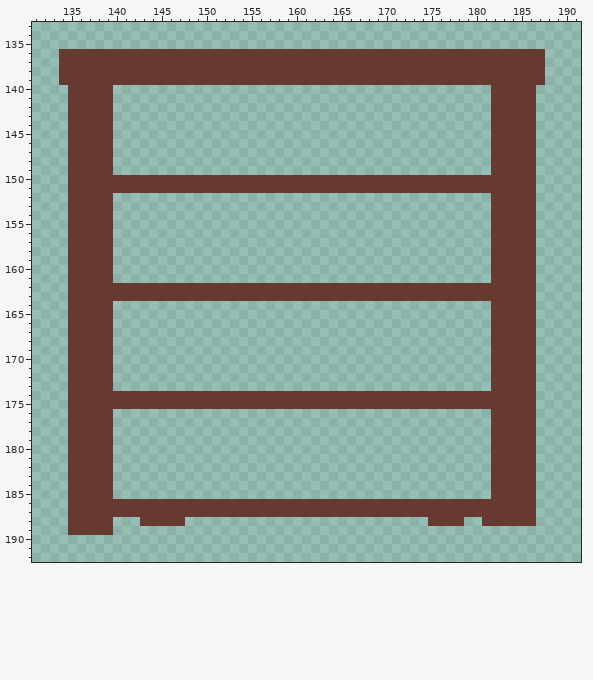
One commit to this pixel-art file: Aseprite/tiles.aseprite. The picture above was drawn from the file before the commit.
640x640 pixels, 1 frame. Colours within 5 levels of each other are drawn and written as one. Shown: x 131..191, y 133..192. The commit also changed other parts of the picture, which this record leaves out.
The result:
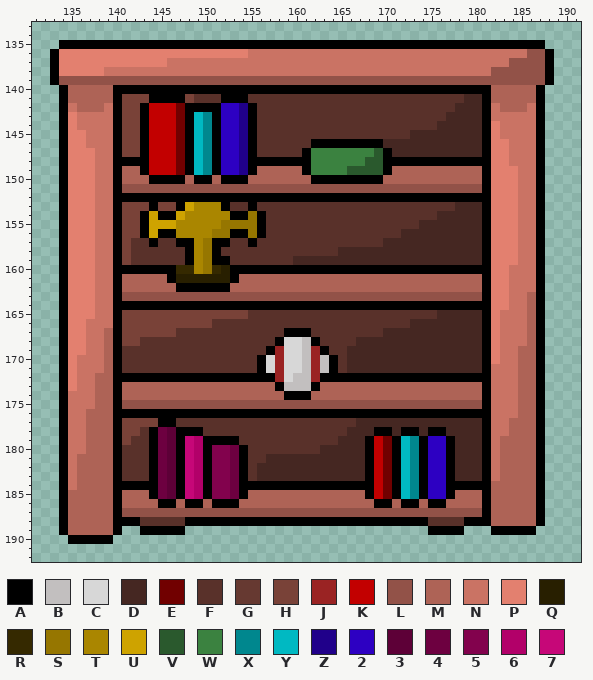
Palette (. is transparent): A #000000  B #c2bfbf  C #d7d7d7  D #452722  E #710000  F #59312a  G #663931  H #794238  J #9a2323  K #c20000  L #925248  M #ae6356  N #ca7364  P #e3806f  Q #281f00  R #352900  S #967600  T #aa8600  U #cea300  V #2a592d  W #3b8240  X #00878e  Y #00b9c2  Z #20008a  2 #2d00c2  3 #5d0037  4 #6d0040  5 #82024d  6 #b20069  7 #c60778
The edit:
Changed rows in their new state; - is an unchanged pixel.
Layer "tiles":
first column x 133:
135 -AAAAAAAAAAAAAAAAAAAAAAAAAAAAAAAAAAAAAAAAAAAAAAAAAAAAAA-
136 APPPPPPPPPPPPPPPPPPPPPNNNNNNNNNNNNNNNNNNNNNNNNNNNNNNNLLA
137 APPPPPPPPPPPPNNNNNNNNNNNNNNNNNNNNNNNNNNNNNNNNNNNNNNLLLLA
138 APPPPPNNNNNNNNNNNNNNNNNNNNNNNNNNNNNNNNNNNNNNNNNNNLLLLLLA
139 ALLLLLLLLLLLLLLLLLLLLLLLLLLLLLLLLLLLLLLLLLLLLLLLLLLLLLLA
140 -AMMMMMAAAAAAAAAAAAAAAAAAAAAAAAAAAAAAAAAAAAAAAAAAMMMMMA-
141 -AMMMMMAHHHAAAAHFFFAAAFFFFFFFFFFFFFFFFFFFFFFFFDDAMMMMMA-
142 -ANMMMNAHHAKKKEAAAA22ZAFFFFFFFFFFFFFFFFFFFFFFDDDANMMMNA-
143 -APNNNNAHHAKKKEAYXA22ZAFFFFFFFFFFFFFFFFFFFFFDDDDANNNNNA-
144 -APNNNNAHHAKKKEAYXA22ZAFFFFFFFFFFFFFFFFFFFFDDDDDAPNNNNA-
145 -APPNNNAHHAKKKEAYXA22ZAFFFFFFFFFFFFFFFFFDDDDDDDDAPNNNNA-
146 -APPNNNAHHAKKKEAYXA22ZAFFFFFFAAAAAAAADDDDDDDDDDDAPPNNNA-
147 -APPPNNAHHAKKKEAYXA22ZAFFFFFAWWWWWWWVADDDDDDDDDDAPPNNNA-
148 -APPPNNAAAAKKKEAYXA22ZAAAAAAAWWWWWWVVAAAAAAAAAAAAPPNNNA-
149 -APPPNNAMMAKKKEAYXA22ZAMMMMMAWWWWVVVVAMMMMMMMMMMAPPPNNA-
150 -APPPNNAMMMAAAAMAAMAAAMMMMMMMAAAAAAAAMMMMMMMMMMMAPPPNNA-
151 -APPPNNALLLLLLLLLLLLLLLLLLLLLLLLLLLLLLLLLLLLLLLLAPPPNNA-
152 -APPPNNAAAAAAAAAAAAAAAAAAAAAAAAAAAAAAAAAAAAAAAAAAPPPNNA-
153 -APPPNNAHHHAHHAUTTTAFFAFFFFFFFFFFFFFFFFFFFFFFDDDAPPPNNA-
154 -APPPNNAHHAUAAUTTTTTAASAFFFFFFFFFFFFFFFFFFFDDDDDAPPPNNA-
155 -APPPNNAHHAUUUTTTTTSSSSAFFFFFFFFFFFFFFFFFDDDDDDDAPPPNNA-
156 -APPPNNAHHAUAATTTTSSAASAFFFFFFFFFFFFFFFDDDDDDDDDAPPPNNA-
157 -APPPNNAHFFAFFAATSAAFFAFFFFFFFFFFFFFFDDDDDDDDDDDAPPPNNA-
158 -APPPNNAHFFFFFFATSAFFFFFFFFFFFFFDDDDDDDDDDDDDDDDAPPPNNA-
159 -APPPNNAHFFFFFFATSAAFFFFFFFDDDDDDDDDDDDDDDDDDDDDAPPPNNA-
160 -APPPNNAAAAAAARRTSRQAAAAAAAAAAAAAAAAAAAAAAAAAAAAAPPNNNA-
161 -APPPNNAMMMMMAQQQQQQAMMMMMMMMMMMMMMMMMMMMMMMMMMMAPPNNNA-
162 -APPPNNAMMMMMMAAAAAAMMMMMMMMMMMMMMMMMMMMMMMMMMMMAPPNNNA-
163 -APPPNNALLLLLLLLLLLLLLLLLLLLLLLLLLLLLLLLLLLLLLLLAPPNNMA-
164 -APPPNNAAAAAAAAAAAAAAAAAAAAAAAAAAAAAAAAAAAAAAAAAAPPNNMA-
165 -APPPNNAHHHHHHHHHHHHHHFFFFFFFFFFFFFFFFFFFFFDDDDDAPNNNMA-
166 -APPNNNAHHHHHHHHHHFFFFFFFFFFFFFFFFFFFFFFDDDDDDDDAPNNNMA-
167 -APPNNMAHHHHHHFFFFFFFFFFFFAAAFFFFFFFFDDDDDDDDDDDAPNNNMA-
168 -APPNNMAHHFFFFFFFFFFFFFFFACCBAFFFFDDDDDDDDDDDDDDAPNNNMA-
169 -APPNNMAFFFFFFFFFFFFFFFFAJCCBJAFFDDDDDDDDDDDDDDDAPNNMMA-
170 -APNNNMAFFFFFFFFFFFFFFFACJCCBJBAFDDDDDDDDDDDDDDDAPNNMMA-
171 -APNNNMAFFFFFFFFFFFFFFFACJCCBJBAFDDDDDDDDDDDDDDDANNNMMA-
172 -APNNMMAAAAAAAAAAAAAAAAAAJCBBJAAAAAAAAAAAAAAAAAAANNNMMA-
173 -APNNMMAMMMMMMMMMMMMMMMMMABBBAMMMMMMMMMMMMMMMMMMANNNMMA-
174 -ANNNMMAMMMMMMMMMMMMMMMMMMAAAMMMMMMMMMMMMMMMMMMMANNNMMA-
175 -ANNNMMALLLLLLLLLLLLLLLLLLLLLLLLLLLLLLLLLLLLLLLLANNNMMA-
176 -ANNMMMAAAAAAAAAAAAAAAAAAAAAAAAAAAAAAAAAAAAAAAAAANNNMMA-
177 -ANNMMMAHHHHAAFFFFFFFFFFFFFFFFFFFFDDDDDDDDDDDDDDANNMMMA-
178 -ANNMMMAHHFA43AAAFFFFFFFFFFFFFFFFDDDAADAADAADDDDANNMMMA-
179 -ANNMMMAHFFA43A76AAAAFFFFFFFFFFFDDDAKEAYXA22ADDDANMMMMA-
180 -ANNMMMAFFFA43A76A554AFFFFFFFFDDDDDAKEAYXA22ADDDANMMMMA-
181 -ANMMMMAFFFA43A76A554AFFDDDDDDDDDDDAKEAYXA22ADDDANMMMMA-
182 -ANMMMMAFFFA43A76A554AFDDDDDDDDDDDDAKEAYXA22ADDDANMMMMA-
183 -ANMMMMAFFFA43A76A554AFDDDDDDDDDDDDAKEAYXA22ADDDANMMMMA-
184 -ANMMMMAAAAA43A76A554AAAAAAAAAAAAAAAKEAYXA22AAAAAMMMMMA-
185 -AMMMMMAMMMA43A76A554AMMMMMMMMMMMMMAKEAYXA22AMMMAMMMMMA-
186 -AMMMMMAMMMMAAMAAMAAAMMMMMMMMMMMMMMMAAMAAMAAMMMMAMMMMMA-
187 -AMMMMMALLLLLLLLLLLLLLLLLLLLLLLLLLLLLLLLLLLLLLLLAMMMMMA-
188 -AMMMMMAAAFFFFFAAAAAAAAAAAAAAAAAAAAAAAAAAAFFFFAAAMMMMMA-
189 -AMMMMMA--AAAAA---------------------------AAAA---AAAAA--
190 --AAAAA-------------------------------------------------
Where, in picture pixels (left, top, right, bottom), the same in both pictures:
changed: (50, 40, 554, 544)
